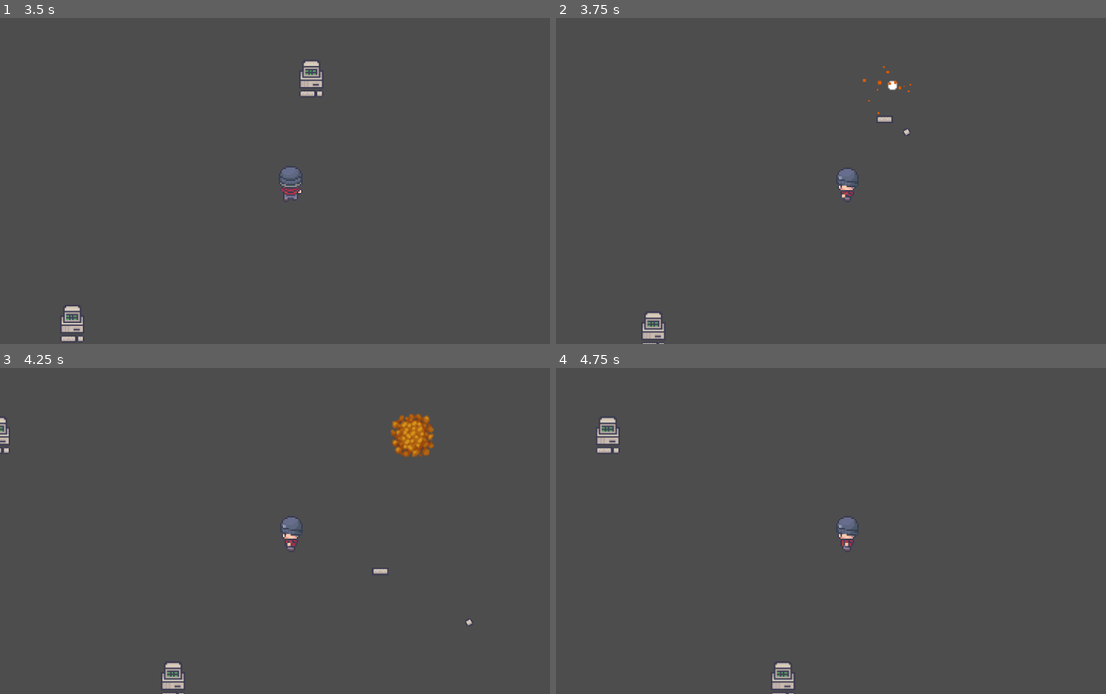
Above: before the commit, frames 1-4 (two rows, left to right).
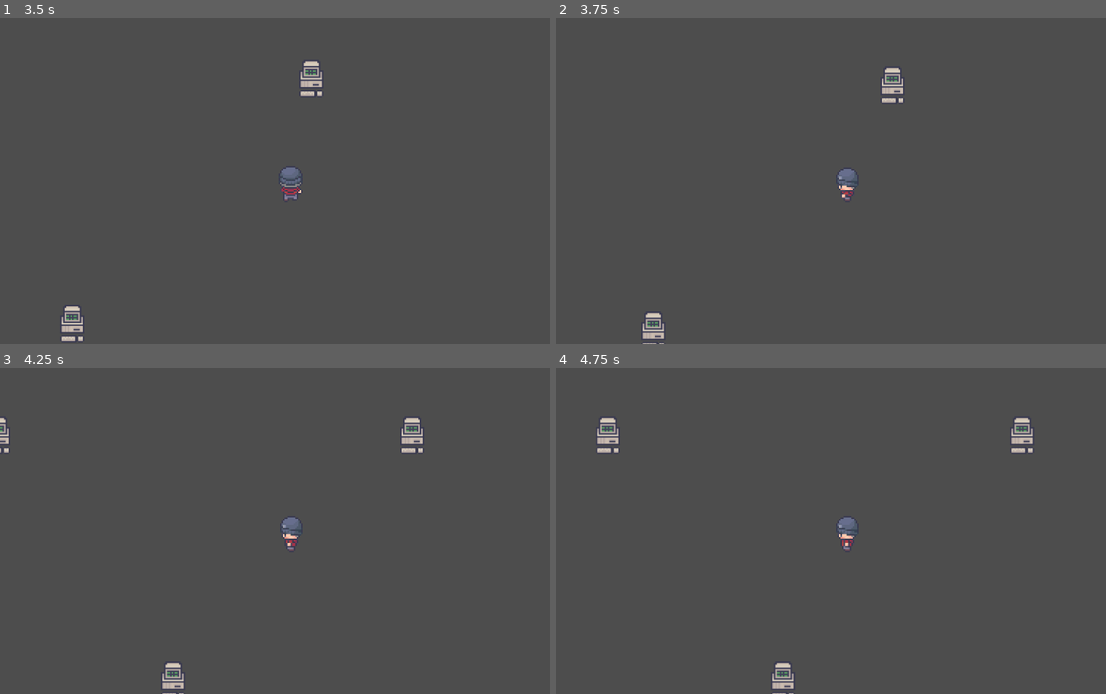
Above: after the commit, the same moments.

Repository: DaDave/JameGam-49
Game: Godot game, scene res://scenes/test.tscn
Two runs of this game, one before a commit and one after it. Both use one fixed random seed, a clock stepped at 60 frames per second and the inputs below.
Inputs:
- Up to frame 1 (3.5 s): tap Enter (player_interact) at 0.5, 1.35, 2.85 s; hold D (player_right) 0.53-1.28 s; tap Space (player_dodge) at 0.6, 2.1 s; hold S (player_down) 1.28-2.03 s; hold D (player_right) 2.03-2.78 s; hold Up (player_up) from 2.78 s (still down)
- Up to frame 2 (3.75 s): release Up (player_up) at 3.53 s; hold Left (player_left) from 3.53 s (still down); tap Space (player_dodge) at 3.6 s
- Up to frame 3 (4.25 s): keep holding Left (player_left)
- Up to frame 4 (4.75 s): keep holding Left (player_left); tap Enter (player_interact) at 4.35 s

Frame 1 is identical in both runs. In frame 2, 0.4% of the frame differs, in the area x 55-65%, y 14-36%; in frame 3, 0.9%, in the area x 67-86%, y 14-80%; in frame 4, 0.3%.
Error in both runs: Cannot call method 'show' on a null value. (res://scenes/game_manager/game_manager.gd:62)

Commit message:
Changed player collision box

Diff:
--- a/scenes/player/Player.tscn
+++ b/scenes/player/Player.tscn
@@ -2,9 +2,9 @@
 
 [ext_resource type="Script" uid="uid://bjisn1obrfkhn" path="res://scenes/player/player.gd" id="1_mdl7e"]
 [ext_resource type="Texture2D" uid="uid://dutkamcf1shae" path="res://assets/spritesheets/player.png" id="1_p0vlq"]
-[ext_resource type="Script" uid="uid://bq0us0ee8mi4e" path="res://scenes/Components/movement_component.gd" id="3_qu4a1"]
-[ext_resource type="Script" uid="uid://ccfn1s3bwoan5" path="res://scenes/Components/input_component.gd" id="4_70d11"]
-[ext_resource type="Script" uid="uid://b58a5mkblegvr" path="res://scenes/Components/animation_component.gd" id="5_qu4a1"]
+[ext_resource type="Script" uid="uid://bq0us0ee8mi4e" path="res://scenes/components/movement_component.gd" id="3_qu4a1"]
+[ext_resource type="Script" uid="uid://ccfn1s3bwoan5" path="res://scenes/components/input_component.gd" id="4_70d11"]
+[ext_resource type="Script" uid="uid://b58a5mkblegvr" path="res://scenes/components/animation_component.gd" id="5_qu4a1"]
 
 [sub_resource type="AtlasTexture" id="AtlasTexture_lt3gi"]
 atlas = ExtResource("1_p0vlq")
@@ -986,8 +986,8 @@
 }]
 
 [sub_resource type="CapsuleShape2D" id="CapsuleShape2D_p0vlq"]
-radius = 22.0
-height = 80.0
+radius = 16.0
+height = 32.0
 
 [node name="Player" type="CharacterBody2D" node_paths=PackedStringArray("movement_component", "animation_component", "input_component")]
 collision_layer = 7
@@ -1002,6 +1002,7 @@
 animation = &"interact_up"
 
 [node name="CollisionShape2D" type="CollisionShape2D" parent="."]
+position = Vector2(-1, 32)
 shape = SubResource("CapsuleShape2D_p0vlq")
 
 [node name="Camera2D" type="Camera2D" parent="."]
